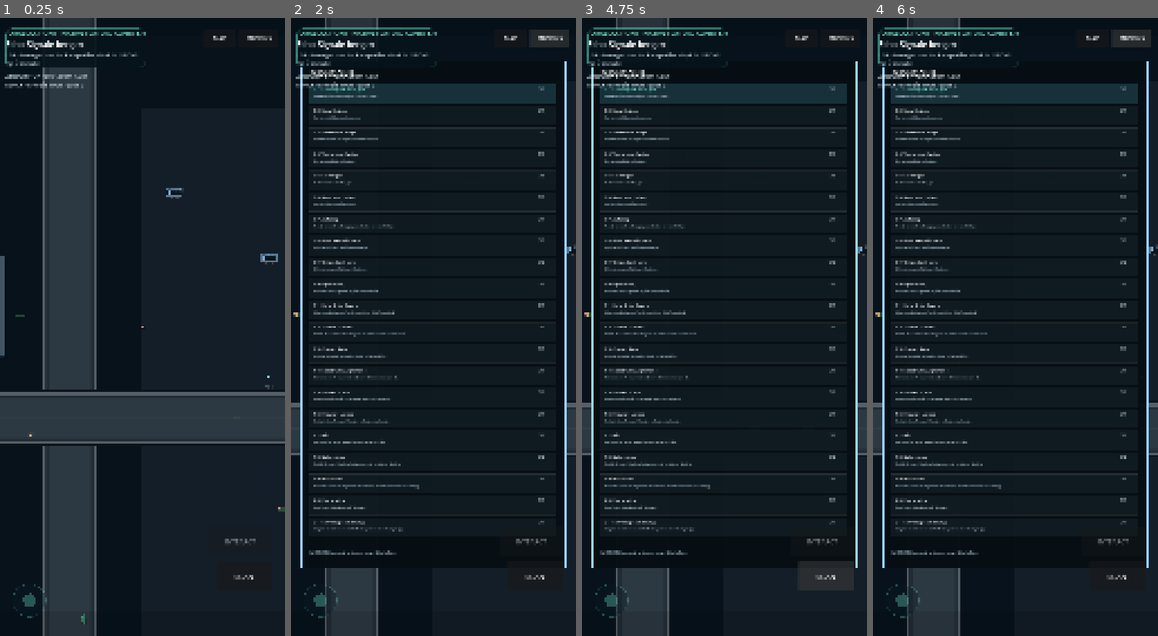
Above: before the commit, frames 1-4 (left to right).
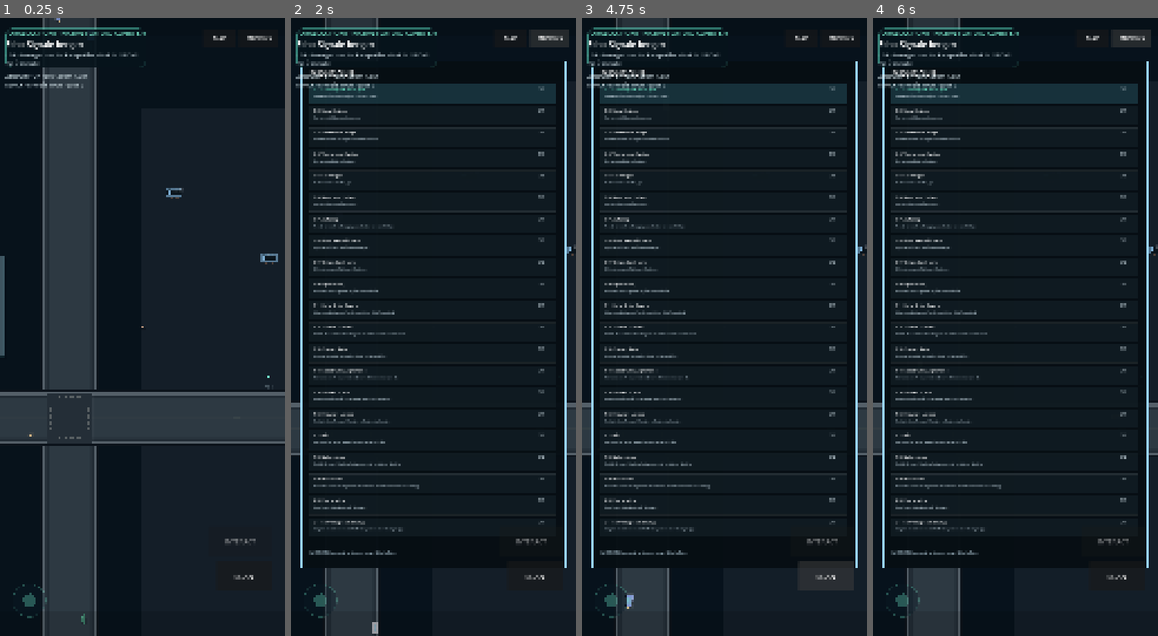
Above: after the commit, the same moments.

Repository: chekento/parallaxhunt
Game: Godot game, scene res://scenes/Main.tscn
Same seed, same stepped clock (60 frames per second), same inputs: the game is played once before the commit and once after it.
Inputs:
- Up to frame 1 (0.25 s): no input
- Up to frame 2 (2 s): click "MAP" at 0.5 s; click "MISSIONS" at 1.25 s
- Up to frame 3 (4.75 s): click "SCAN" at 2 s; click "MAP" at 2.75 s; click "MISSIONS" at 3.5 s; click "SCAN" at 4.25 s
- Up to frame 4 (6 s): click "MAP" at 5 s; click "MISSIONS" at 5.75 s

The runs differ from the first frame. In frame 1, 0.2% of the frame differs, in the area x 5-100%, y 0-80%; in frame 2, less than 0.1%; in frame 3, less than 0.1%; in frame 4, less than 0.1%.

Commit message:
Rebuild traffic AI lanes junctions bridges and smart NPC drivers

Diff:
--- a/scripts/main.gd
+++ b/scripts/main.gd
@@ -8,12 +8,14 @@
 var rng := RandomNumberGenerator.new()
 var districts: Array = []
 var roads: Array = []
+var junctions: Array = []
 var parks: Array = []
 var waters: Array = []
 var buildings: Array = []
 var trees: Array = []
 var parked_cars: Array = []
 var traffic: Array = []
+var smart_agents: Array = []
 var street_lights: Array = []
 var street_props: Array = []
 var landmarks: Array = []
@@ -124,6 +126,7 @@
     rng.seed = 420042
     _build_districts()
     _build_roads()
+    _build_junctions()
     _build_parks()
     _build_water()
     _build_landmarks()
@@ -250,6 +253,68 @@
     roads.append({"points":PackedVector2Array([Vector2(1200,10500),Vector2(3700,9800),Vector2(6200,10300),Vector2(9000,12100),Vector2(12400,12600),Vector2(16000,11800)]), "width":150.0})
     roads.append({"points":PackedVector2Array([Vector2(16800,1200),Vector2(18000,2600),Vector2(19200,5000),Vector2(21000,6800),Vector2(24800,7600)]), "width":140.0})
     roads.append({"points":PackedVector2Array([Vector2(500,15500),Vector2(3300,14600),Vector2(5400,15000),Vector2(7800,16500),Vector2(11200,17000)]), "width":130.0})
+
+func _build_junctions() -> void:
+    junctions.clear()
+    # The first 10 roads are vertical and the next 8 horizontal.
+    for vi in range(10):
+        for hi in range(10,18):
+            var vx: float = float(roads[vi].points[0].x)
+            var hy: float = float(roads[hi].points[0].y)
+            var pos := Vector2(vx,hy)
+            var bridge := ((vi*7 + hi*3) % 17 == 0) or _point_over_water(pos)
+            # Bridges are exceptional. Normal nodes are true same-level intersections.
+            junctions.append({
+                "pos":pos,
+                "a":vi,
+                "b":hi,
+                "ta":hy/WORLD_SIZE.y,
+                "tb":vx/WORLD_SIZE.x,
+                "bridge":bridge,
+                "over":vi if (vi+hi)%2==0 else hi,
+                "phase":(vi+hi)%2
+            })
+
+func _point_over_water(p: Vector2) -> bool:
+    for w in waters:
+        if (w.rect as Rect2).grow(120).has_point(p):
+            return true
+    return false
+
+func _junction_green(j: Dictionary, road_index: int) -> bool:
+    if bool(j.bridge):
+        return true
+    var phase: int = int(floor(Time.get_ticks_msec()/6500.0)) % 2
+    var green_road: int = int(j.a) if phase==int(j.phase) else int(j.b)
+    return road_index==green_road
+
+func _junction_for_car(road_index: int, t: float, lookahead: float = 0.035) -> Dictionary:
+    for j in junctions:
+        if bool(j.bridge):
+            continue
+        var jt: float = -1.0
+        if int(j.a)==road_index:
+            jt=float(j.ta)
+        elif int(j.b)==road_index:
+            jt=float(j.tb)
+        if jt<0.0:
+            continue
+        if abs(jt-t)<=lookahead:
+            return j
+    return {}
+
+func _traffic_world_transform(c: Dictionary) -> Dictionary:
+    var road = roads[int(c.road)]
+    var t: float = float(c.t)
+    var tangent := _polyline_tangent(road.points,t)
+    if bool(c.reverse):
+        tangent *= -1.0
+    var normal := Vector2(-tangent.y,tangent.x)
+    var lane: int = int(c.get("lane",0))
+    var lane_offset: float = float(road.width)*(0.18 + float(lane)*0.14)
+    # Right-hand traffic: +normal is the right side relative to travel direction.
+    var pos := _sample_polyline(road.points,t) + normal*lane_offset
+    return {"pos":pos,"tangent":tangent,"normal":normal}
 
 func _build_parks() -> void:
     parks = [
@@ -443,11 +508,46 @@
 
 func _generate_traffic() -> void:
     traffic.clear()
-    for _i in range(155):
+    for i in range(155):
         var road_index := rng.randi_range(0, roads.size()-1)
         var cls: String = ["micro","sedan","van","sport"][rng.randi_range(0,3)]
-        traffic.append({"road":road_index, "t":rng.randf(), "speed":rng.randf_range(0.018,0.052), "class":cls, "color":_car_color(cls), "reverse":rng.randf()<0.5})
-
+        var reverse := rng.randf()<0.5
+        traffic.append({
+            "road":road_index,
+            "t":rng.randf(),
+            "speed":rng.randf_range(0.020,0.044),
+            "cruise":rng.randf_range(0.024,0.050),
+            "class":cls,
+            "color":_car_color(cls),
+            "reverse":reverse,
+            "lane":rng.randi_range(0,1),
+            "wait":0.0,
+            "turn_cooldown":rng.randf_range(0.0,2.0),
+            "parking":false,
+            "park_timer":0.0,
+            "lateral":0.0
+        })
+    _generate_smart_agents()
+
+func _generate_smart_agents() -> void:
+    smart_agents.clear()
+    for i in range(28):
+        var road_index := rng.randi_range(0,17)
+        smart_agents.append({
+            "state":"walking" if i%3==0 else "driving",
+            "road":road_index,
+            "t":rng.randf_range(0.05,0.95),
+            "reverse":rng.randf()<0.5,
+            "lane":rng.randi_range(0,1),
+            "timer":rng.randf_range(8.0,26.0),
+            "speed":rng.randf_range(0.018,0.032),
+            "class":["micro","sedan","van"][rng.randi_range(0,2)],
+            "color":_car_color(["micro","sedan","van"][rng.randi_range(0,2)]),
+            "skin":[Color("#f1c7a8"),Color("#d79b75"),Color("#b87655"),Color("#7b4f3d")][rng.randi_range(0,3)],
+            "clothes":[Color("#8dcfff"),Color("#ff9fc1"),Color("#90dfb8"),Color("#ffd477")][rng.randi_range(0,3)],
+            "phase":rng.randf_range(0,TAU),
+            "parking_progress":0.0
+        })
 
 func _generate_visual_props() -> void:
     street_lights.clear()
@@ -915,11 +1015,102 @@
 
 func _update_traffic(delta: float) -> void:
     for i in range(traffic.size()):
-        var c = traffic[i]
-        var direction := -1.0 if c.reverse else 1.0
-        c.t = fposmod(float(c.t) + float(c.speed) * delta * direction, 1.0)
-        traffic[i] = c
-
+        var c: Dictionary = traffic[i]
+        c["turn_cooldown"]=maxf(0.0,float(c.get("turn_cooldown",0.0))-delta)
+        var direction: float = -1.0 if bool(c.reverse) else 1.0
+        var target_speed: float = float(c.cruise)
+
+        # Car-following: keep a usable distance in the same lane and direction.
+        var best_gap := 999.0
+        for k in range(traffic.size()):
+            if k==i:
+                continue
+            var other: Dictionary = traffic[k]
+            if int(other.road)!=int(c.road) or int(other.lane)!=int(c.lane) or bool(other.reverse)!=bool(c.reverse):
+                continue
+            var gap: float = (float(other.t)-float(c.t))*direction
+            if gap<0.0:
+                gap += 1.0
+            if gap>0.0 and gap<best_gap:
+                best_gap=gap
+        if best_gap<0.018:
+            target_speed=0.0
+        elif best_gap<0.035:
+            target_speed*=0.35
+        elif best_gap<0.055:
+            target_speed*=0.68
+
+        # Signal logic at same-level crossings.
+        var j := _junction_for_car(int(c.road),float(c.t),0.028)
+        if not j.is_empty():
+            var jt: float = float(j.ta) if int(j.a)==int(c.road) else float(j.tb)
+            var signed_gap: float = (jt-float(c.t))*direction
+            if signed_gap<0.0:
+                signed_gap+=1.0
+            if signed_gap<0.020 and not _junction_green(j,int(c.road)):
+                target_speed=0.0
+
+        var speed_now: float = float(c.speed)
+        speed_now=move_toward(speed_now,target_speed,delta*0.08)
+        c["speed"]=speed_now
+        var old_t: float = float(c.t)
+        var new_t: float = fposmod(old_t+speed_now*delta*direction,1.0)
+
+        # At flat intersections some cars turn onto the crossing road.
+        if not j.is_empty() and float(c.turn_cooldown)<=0.0 and _junction_green(j,int(c.road)):
+            var jt2: float = float(j.ta) if int(j.a)==int(c.road) else float(j.tb)
+            var crossed: bool = (direction>0.0 and old_t<=jt2 and new_t>=jt2) or (direction<0.0 and old_t>=jt2 and new_t<=jt2)
+            if crossed and rng.randf()<0.27:
+                var new_road: int = int(j.b) if int(j.a)==int(c.road) else int(j.a)
+                c["road"]=new_road
+                c["t"]=float(j.tb) if new_road==int(j.b) else float(j.ta)
+                c["reverse"]=rng.randf()<0.5
+                c["lane"]=rng.randi_range(0,1)
+                c["turn_cooldown"]=2.5
+                traffic[i]=c
+                continue
+        c["t"]=new_t
+        traffic[i]=c
+    _update_smart_agents(delta)
+
+func _update_smart_agents(delta: float) -> void:
+    for i in range(smart_agents.size()):
+        var a: Dictionary = smart_agents[i]
+        a["timer"]=float(a.timer)-delta
+        a["phase"]=fposmod(float(a.phase)+delta*5.0,TAU)
+        var state: String = str(a.state)
+        if state=="walking":
+            var dir: float = -1.0 if bool(a.reverse) else 1.0
+            a["t"]=fposmod(float(a.t)+float(a.speed)*0.42*delta*dir,1.0)
+            if float(a.timer)<=0.0:
+                a["state"]="entering"
+                a["timer"]=1.1
+                a["parking_progress"]=0.0
+        elif state=="entering":
+            a["parking_progress"]=minf(1.0,float(a.parking_progress)+delta/1.1)
+            if float(a.timer)<=0.0:
+                a["state"]="driving"
+                a["timer"]=rng.randf_range(18.0,42.0)
+                a["parking_progress"]=0.0
+        elif state=="driving":
+            var dir2: float = -1.0 if bool(a.reverse) else 1.0
+            a["t"]=fposmod(float(a.t)+float(a.speed)*delta*dir2,1.0)
+            if float(a.timer)<=0.0:
+                a["state"]="parking"
+                a["timer"]=1.8
+                a["parking_progress"]=0.0
+        elif state=="parking":
+            a["parking_progress"]=minf(1.0,float(a.parking_progress)+delta/1.8)
+            if float(a.timer)<=0.0:
+                a["state"]="parked"
+                a["timer"]=rng.randf_range(4.0,10.0)
+                a["parking_progress"]=1.0
+        elif state=="parked":
+            if float(a.timer)<=0.0:
+                a["state"]="walking"
+                a["timer"]=rng.randf_range(10.0,24.0)
+                a["parking_progress"]=0.0
+        smart_agents[i]=a
 
 func _update_pedestrians(delta: float) -> void:
     for i in range(pedestrians.size()):
@@ -1320,6 +1511,51 @@
             var tan := _polyline_tangent(pts,t)
             var c := _project(wp,1.0)
             draw_line(c-tan*14.0,c+tan*14.0,Color(0.92,0.89,0.72,0.48),3.0,true)
+    _draw_junction_overlays()
+
+func _draw_junction_overlays() -> void:
+    for j in junctions:
+        var wp: Vector2 = Vector2(j.pos)
+        if player_pos.distance_to(wp)>1900.0:
+            continue
+        var p := _project(wp,1.0)
+        var wa: float = float(roads[int(j.a)].width)
+        var wb: float = float(roads[int(j.b)].width)
+        if not bool(j.bridge):
+            # True same-level intersection: one unified asphalt plate with lane/crosswalk logic.
+            draw_rect(Rect2(p-Vector2(wb*0.52,wa*0.52),Vector2(wb*1.04,wa*1.04)),Color("#2b363d"),true)
+            draw_rect(Rect2(p-Vector2(wb*0.52,wa*0.52),Vector2(wb*1.04,wa*1.04)),Color(1,1,1,0.035),false,1.0)
+            for k in [-1,1]:
+                for n in range(-3,4):
+                    draw_rect(Rect2(p+Vector2(float(n)*13-4,float(k)*wa*0.43-3),Vector2(8,6)),Color(0.92,0.92,0.86,0.34),true)
+                    draw_rect(Rect2(p+Vector2(float(k)*wb*0.43-3,float(n)*13-4),Vector2(6,8)),Color(0.92,0.92,0.86,0.34),true)
+        else:
+            var over: int = int(j.over)
+            var over_vertical: bool = over<10
+            var nearest_road := _nearest_road_index(player_pos)
+            var under: int = int(j.b) if over==int(j.a) else int(j.a)
+            var on_under: bool = nearest_road==under and player_pos.distance_to(wp)<380.0
+            # Underpass is deliberately darker. The upper deck fades when player passes underneath.
+            if over_vertical:
+                draw_rect(Rect2(p-Vector2(wb*0.60,wa*0.55),Vector2(wb*1.20,wa*1.10)),Color(0.08,0.11,0.13,0.62),true)
+                draw_rect(Rect2(p-Vector2(wa*0.52,wb*0.70),Vector2(wa*1.04,wb*1.40)),Color(0.34,0.39,0.42,0.42 if on_under else 0.96),true)
+                draw_line(p+Vector2(-wa*0.52,-wb*0.70),p+Vector2(-wa*0.52,wb*0.70),Color(0,0,0,0.28),5.0)
+                draw_line(p+Vector2(wa*0.52,-wb*0.70),p+Vector2(wa*0.52,wb*0.70),Color(0,0,0,0.28),5.0)
+            else:
+                draw_rect(Rect2(p-Vector2(wb*0.55,wa*0.60),Vector2(wb*1.10,wa*1.20)),Color(0.08,0.11,0.13,0.62),true)
+                draw_rect(Rect2(p-Vector2(wb*0.70,wa*0.52),Vector2(wb*1.40,wa*1.04)),Color(0.34,0.39,0.42,0.42 if on_under else 0.96),true)
+                draw_line(p+Vector2(-wb*0.70,-wa*0.52),p+Vector2(wb*0.70,-wa*0.52),Color(0,0,0,0.28),5.0)
+                draw_line(p+Vector2(-wb*0.70,wa*0.52),p+Vector2(wb*0.70,wa*0.52),Color(0,0,0,0.28),5.0)
+
+func _nearest_road_index(p: Vector2) -> int:
+    var best := INF
+    var best_i := -1
+    for i in range(roads.size()):
+        var d := _distance_to_polyline(p,roads[i].points)
+        if d<best:
+            best=d
+            best_i=i
+    return best_i
 
 func _draw_parks() -> void:
     for park in parks:
@@ -1939,15 +2175,48 @@
 
 func _draw_traffic() -> void:
     for c in traffic:
-        var rd = roads[c.road]
-        var tt: float = c.t
-        var pos := _sample_polyline(rd.points,tt)
+        var tr := _traffic_world_transform(c)
+        var pos: Vector2 = Vector2(tr.pos)
         if player_pos.distance_to(pos)>1800:
             continue
-        var tangent := _polyline_tangent(rd.points,tt)
-        if c.reverse:
-            tangent *= -1
-        _draw_car(pos,tangent.angle(),c["class"],c.color,false)
+        var tangent: Vector2 = Vector2(tr.tangent)
+        _draw_car(pos,tangent.angle(),str(c["class"]),Color(c.color),false)
+    _draw_smart_agents()
+
+func _draw_smart_agents() -> void:
+    for a in smart_agents:
+        var road = roads[int(a.road)]
+        var t: float = float(a.t)
+        var tangent := _polyline_tangent(road.points,t)
+        if bool(a.reverse):
+            tangent*=-1.0
+        var normal := Vector2(-tangent.y,tangent.x)
+        var lane_offset: float = float(road.width)*(0.18+float(int(a.lane))*0.14)
+        var lane_pos := _sample_polyline(road.points,t)+normal*lane_offset
+        var sidewalk_pos := _sample_polyline(road.points,t)+normal*(float(road.width)*0.5+24.0)
+        var state := str(a.state)
+        if state in ["driving","parking","parked","entering"]:
+            var park_extra: float = 0.0
+            if state=="parking" or state=="parked":
+                park_extra = lerpf(0.0,float(road.width)*0.34+20.0,float(a.parking_progress))
+            elif state=="entering":
+                park_extra = lerpf(float(road.width)*0.34+20.0,0.0,float(a.parking_progress))
+            var car_pos := lane_pos+normal*park_extra
+            if player_pos.distance_to(car_pos)<1850.0:
+                _draw_car(car_pos,tangent.angle(),str(a["class"]),Color(a.color),state=="parked")
+        if state=="walking" or state=="entering":
+            if player_pos.distance_to(sidewalk_pos)<1750.0:
+                _draw_agent_person(sidewalk_pos,tangent,a)
+
+func _draw_agent_person(pos: Vector2, tangent: Vector2, a: Dictionary) -> void:
+    var base := _project(pos,0)
+    var head := _project(pos,18)
+    var swing := sin(float(a.phase))*3.5
+    draw_circle(base+Vector2(2,5),5,Color(0,0,0,0.18))
+    draw_line(head+Vector2(0,5),head+Vector2(0,13),Color(a.clothes),4.0,true)
+    draw_line(head+Vector2(0,11),head+Vector2(swing,18),Color("#6e7a82"),2.0,true)
+    draw_line(head+Vector2(0,11),head+Vector2(-swing,18),Color("#7c8890"),2.0,true)
+    draw_circle(head,4.5,Color(a.skin))
 
 func _draw_transit() -> void:
     for tv in transit_vehicles:
